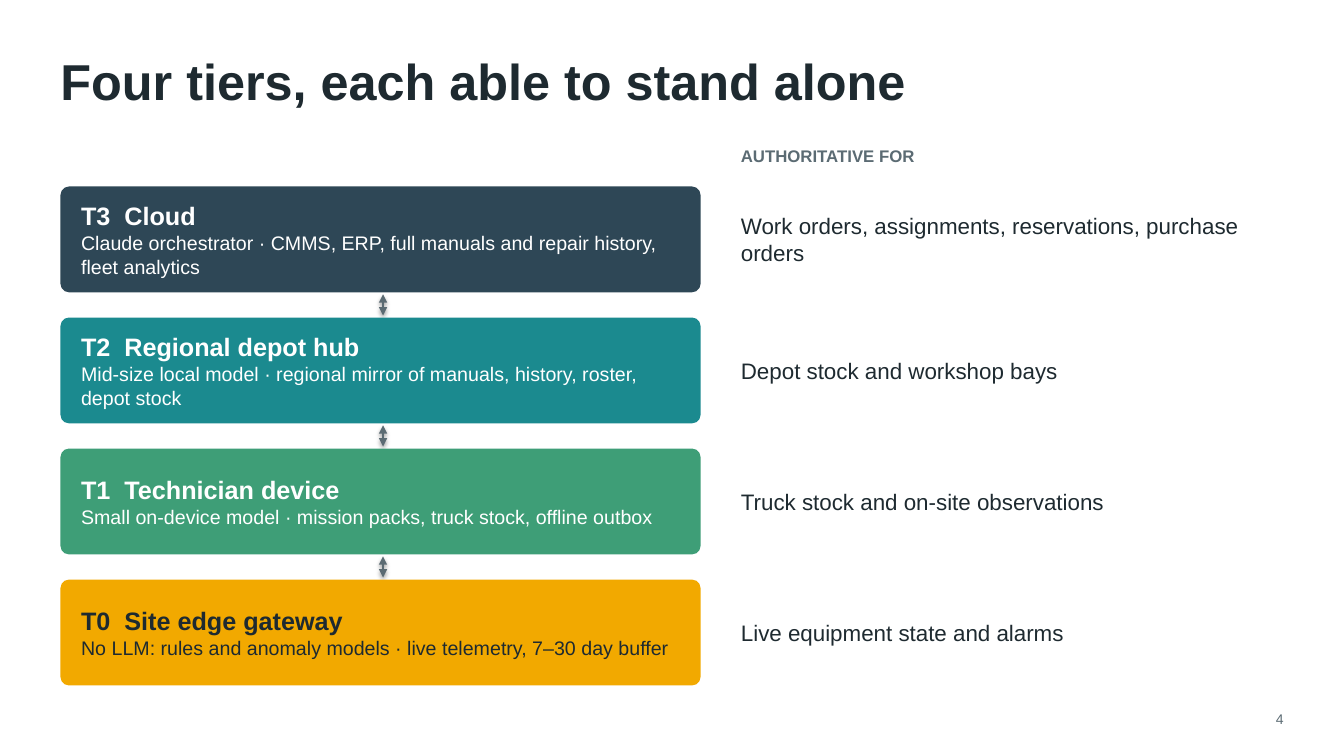
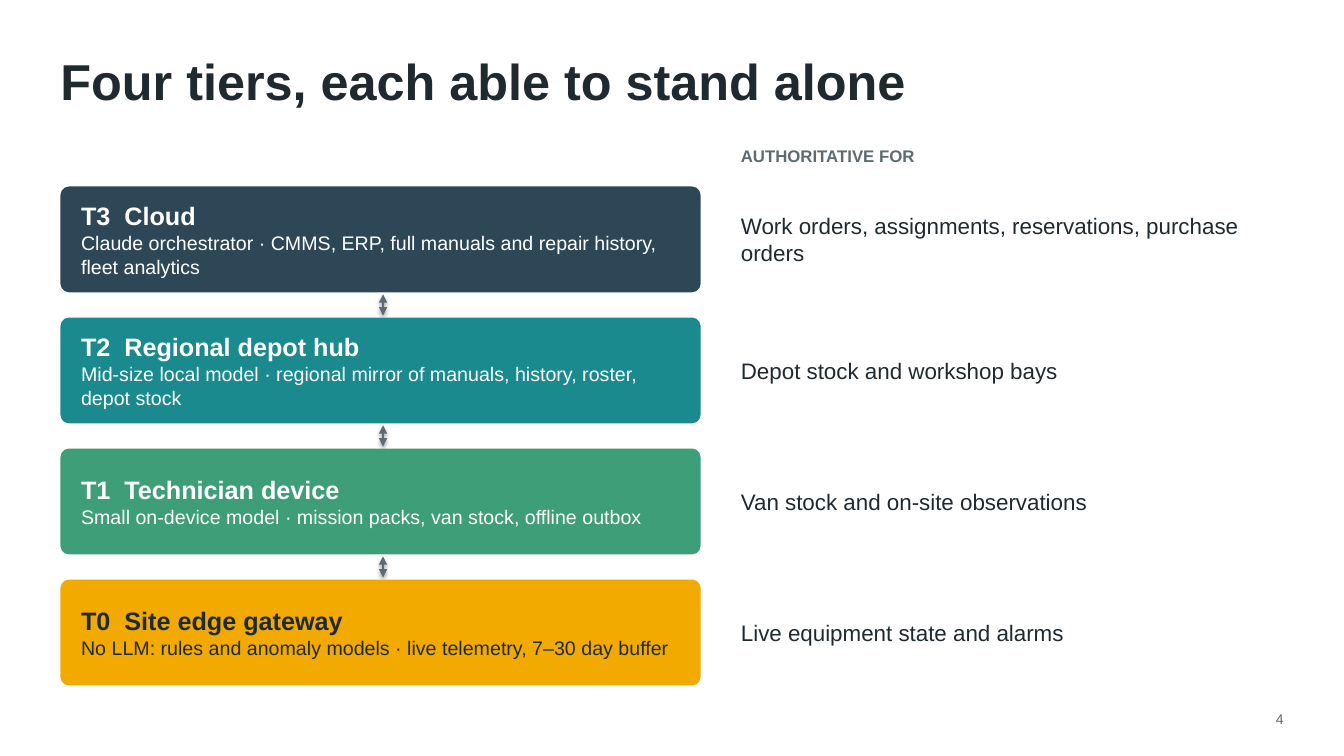
Before and after one commit to chandra50/hybrid-ai-service, a slide deck: slide 4 of docs/hybrid-ai-design.pptx. Drawn at 1344x756 pixels with LibreOffice and Linux fonts; fonts in the diff are those of the drawing. Boxes give left, top, right and bottom in pixels: in the first picture for what was removed or moved away, otherwise in the second. Text is boxed around its words. In the diff, an @@ line names an element or a change of style, - is before the commit and + after.

```diff
--- a/docs/hybrid-ai-design.pptx
+++ b/docs/hybrid-ai-design.pptx
@@ text in rounded rectangle at (x1=81, y1=509, x2=641, y2=528): text changed @@
-Small on-device model · mission packs, truck stock, offline outbox
+Small on-device model · mission packs, van stock, offline outbox
@@ text at (x1=741, y1=493, x2=1087, y2=511): text changed @@
-Truck stock and on-site observations
+Van stock and on-site observations
```
Also in this commit, not shown: 8 other slides changed, 19 other files.
